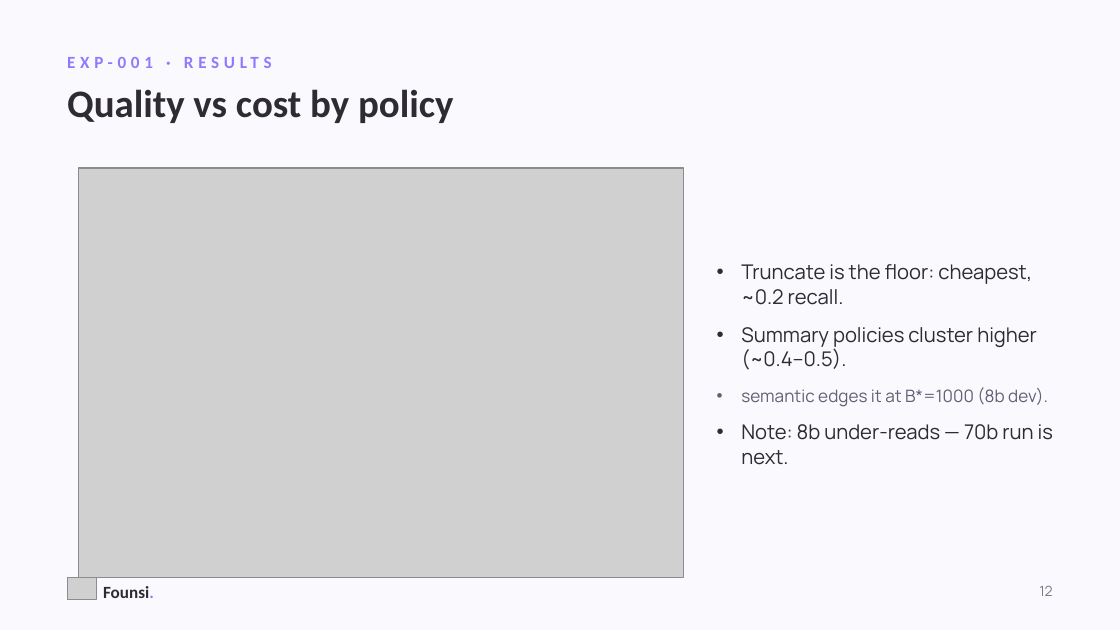
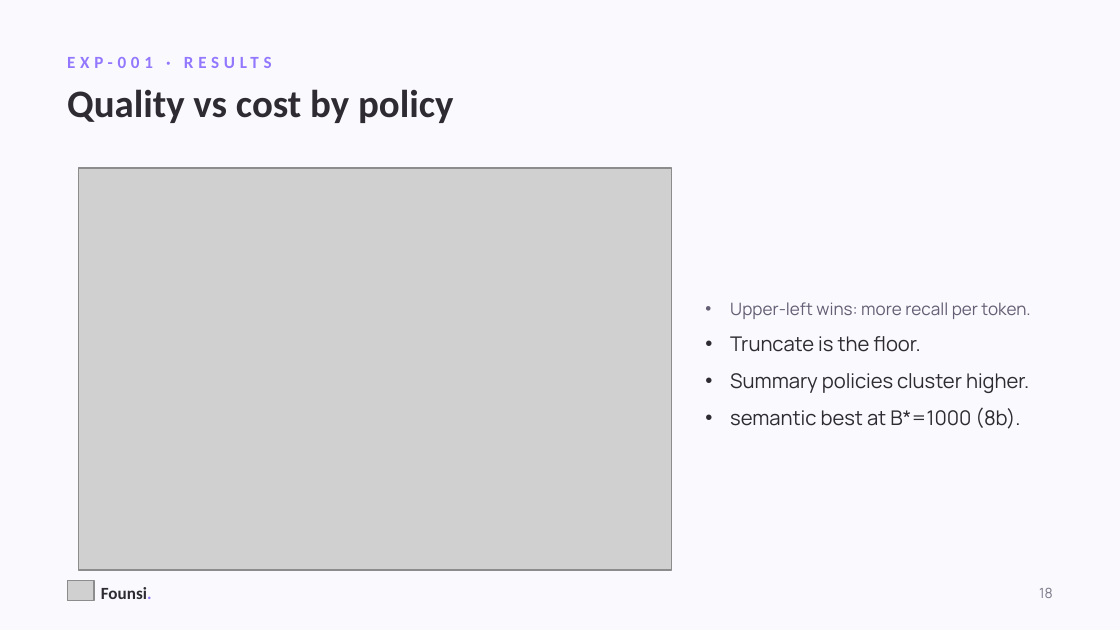
Before and after one commit to kanishkpatel1995/agent-harness, a slide deck: slide 18 of presentation/founsi-context-engineering.pptx (slide 14 before the commit). Drawn at 1120x630 pixels with LibreOffice and Linux fonts; fonts in the diff are those of the drawing; grey boxes stand for pictures. Boxes give left, top, right and bottom in pixels: in the first picture for what was removed or moved away, otherwise in the second. Text is boxed around its words. In the diff, an @@ line names an element or a change of style, - is before the commit and + after.

```diff
--- a/presentation/founsi-context-engineering.pptx
+++ b/presentation/founsi-context-engineering.pptx
@@ picture: place and size @@
-picture at (78, 168, 683, 578)
+picture at (78, 168, 672, 570)
@@ text at (730, 302, 1030, 429): text changed @@
-• Truncate is the floor: cheapest, ~0.2 recall.
-• Summary policies cluster higher (~0.4–0.5).
-• semantic edges it at B*=1000 (8b dev).
-• Note: 8b under-reads — 70b run is next.
+• Upper-left wins: more recall per token.
+• Truncate is the floor.
+• Summary policies cluster higher.
+• semantic best at B*=1000 (8b).
@@ text at (1039, 588, 1053, 598): text changed @@
-12
+18
```
Also in this commit, not shown: 13 other slides changed, 11 slides added, 5 slides removed, 7 other files.
